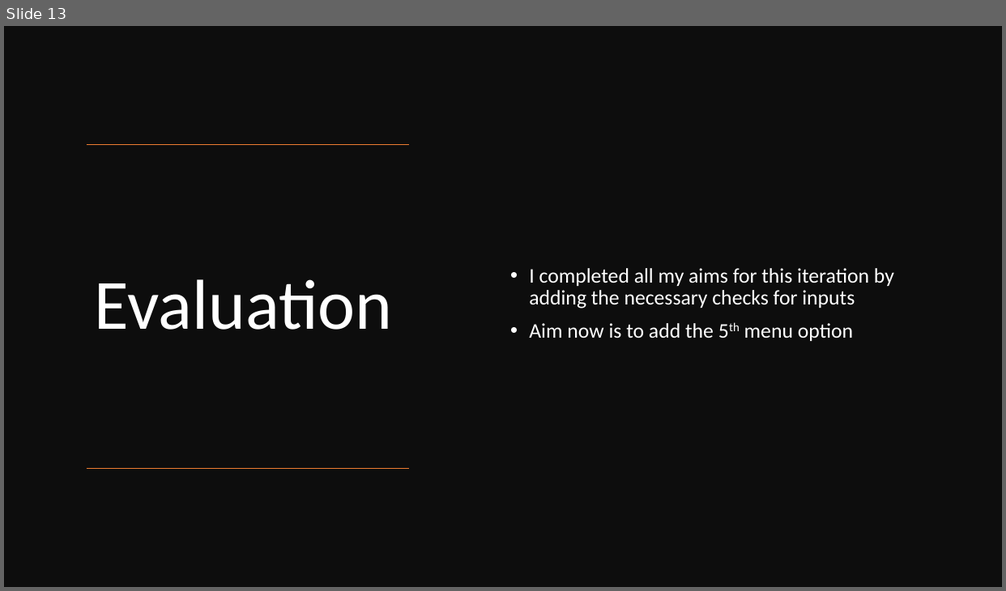
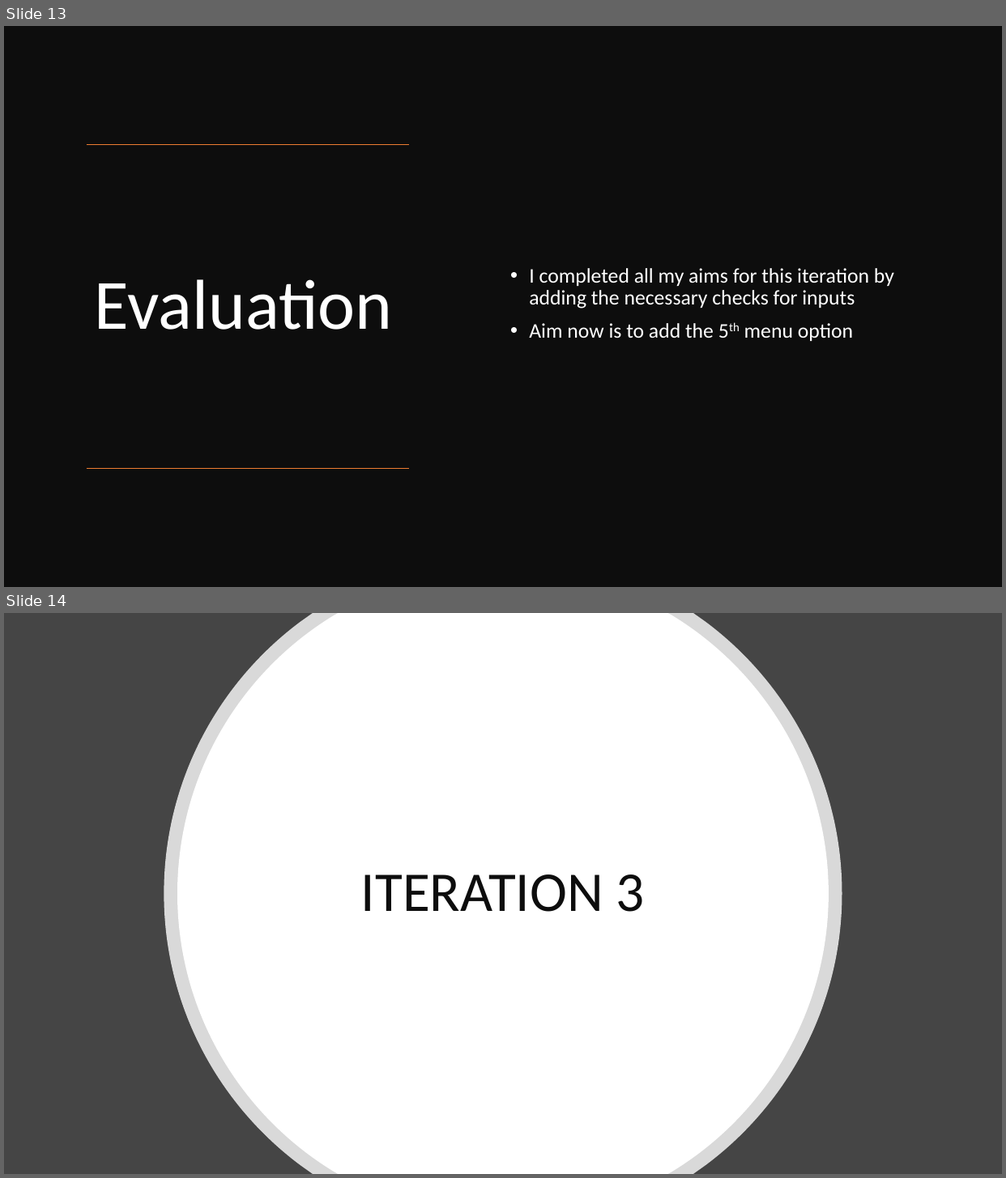
Before and after one commit to Max-Hitchings/Bright-Sparks-School-System, a slide deck: Bright Sparks Documentation.pptx. Shown one above the other, each under a label of ours: slide 13 before the commit, slides 13 and 14 after it. The pictures are 1006x591 and 1006x1178 pixels, drawn with LibreOffice and Linux fonts; fonts in the diff are those of the drawing. Boxes give left, top, right and bottom in pixels: in the first picture for what was removed or moved away, otherwise in the second. Text is boxed around its words. In the diff, an @@ line names an element or a change of style, - is before the commit and + after.

Commit message:
Iteration 3 documentation

```diff
--- a/Bright Sparks Documentation.pptx
+++ b/Bright Sparks Documentation.pptx
@@ slide 14 added at box(4, 613, 1002, 1174), background #454545 @@
@@ freeform shape added at box(164, 613, 842, 1174), fill #FFFFFF at 80% opacity @@
@@ freeform shape added at box(177, 613, 829, 1174), fill #FFFFFF @@
@@ title added at box(361, 875, 645, 912), 54 pt, text #0D0D0D @@
+ITERATION 3
```
Also in this commit, not shown: 4 other slides added.
